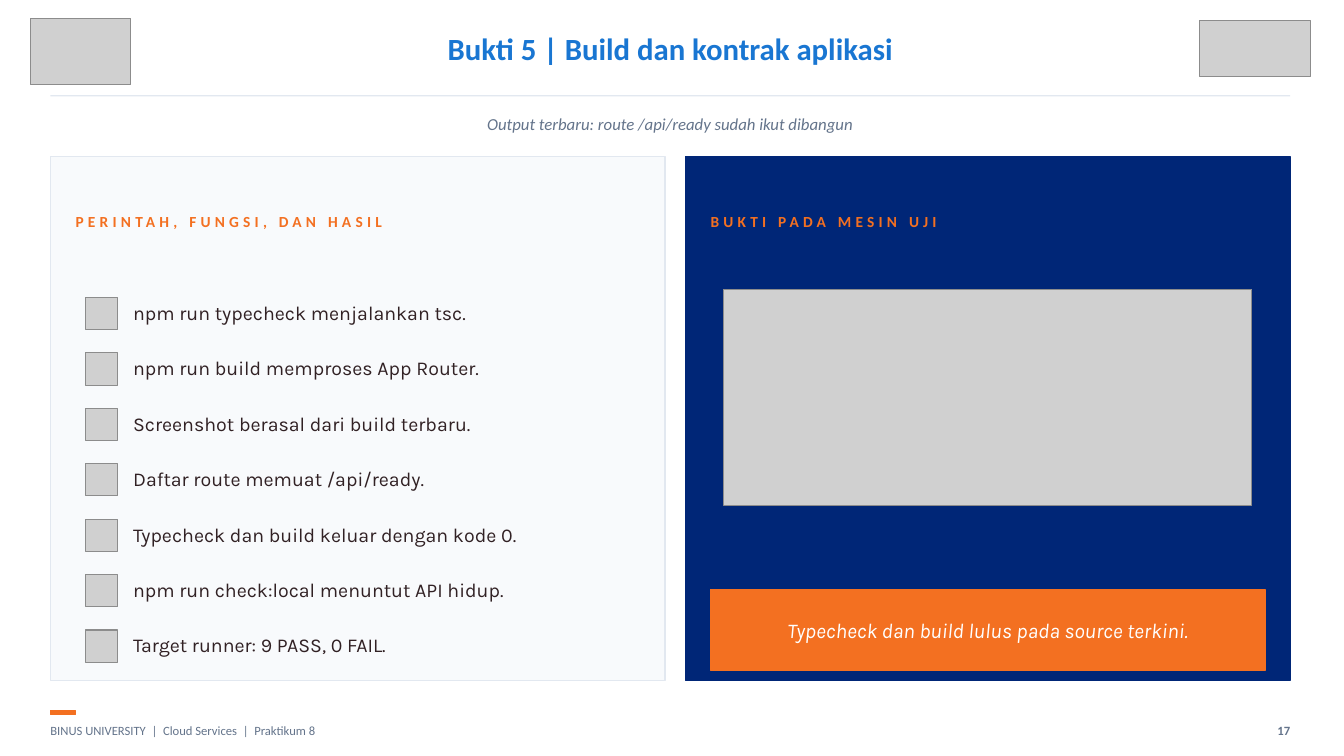
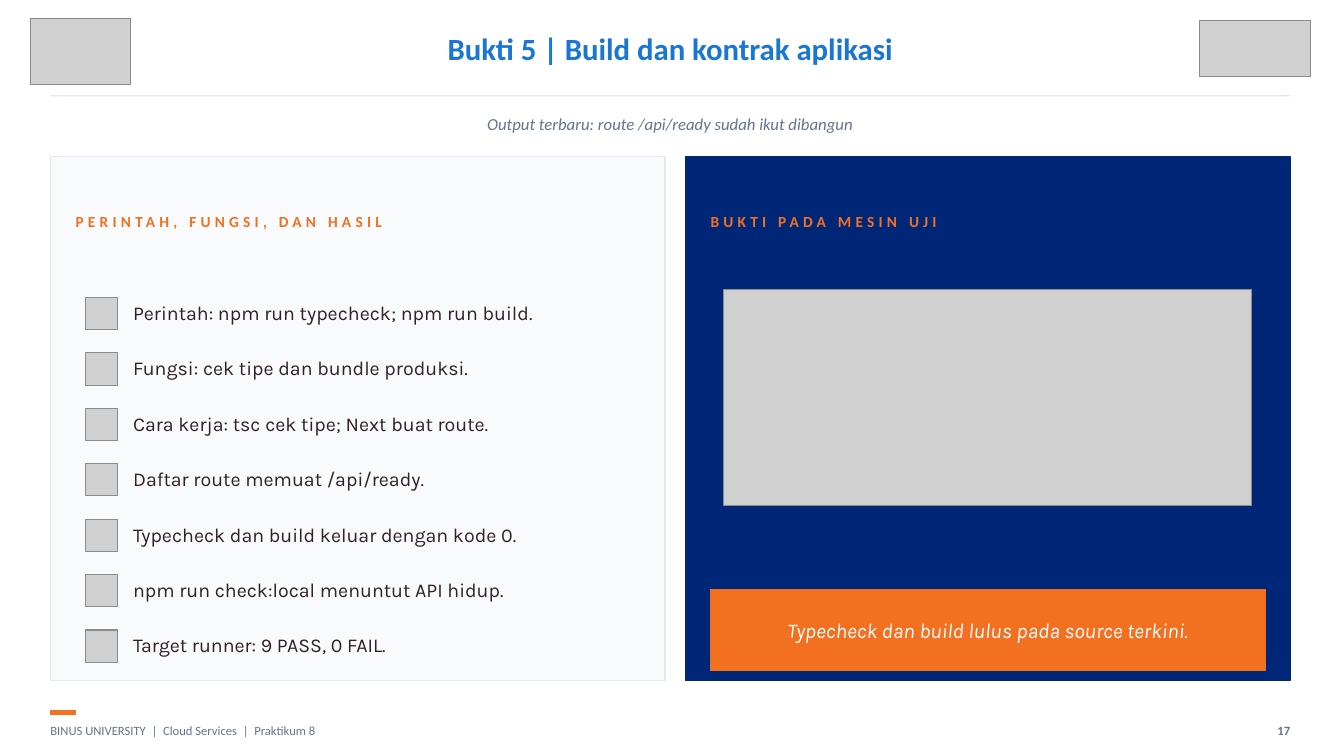
Before and after one commit to SeedFlora/meet8CloudService, a slide deck: slide 17 of slides/LAB08_Cloud_Notes_Nextjs_Bukti_Live.pptx. Drawn at 1344x756 pixels with LibreOffice and Linux fonts; fonts in the diff are those of the drawing; grey boxes stand for pictures. Boxes give left, top, right and bottom in pixels: in the first picture for what was removed or moved away, otherwise in the second. Text is boxed around its words. In the diff, an @@ line names an element or a change of style, - is before the commit and + after.

```diff
--- a/slides/LAB08_Cloud_Notes_Nextjs_Bukti_Live.pptx
+++ b/slides/LAB08_Cloud_Notes_Nextjs_Bukti_Live.pptx
@@ text at [133, 306, 533, 325]: text changed @@
-npm run typecheck menjalankan tsc.
+Perintah: npm run typecheck; npm run build.
@@ text at [133, 361, 467, 380]: text changed @@
-npm run build memproses App Router.
+Fungsi: cek tipe dan bundle produksi.
@@ text at [133, 417, 489, 436]: text changed @@
-Screenshot berasal dari build terbaru.
+Cara kerja: tsc cek tipe; Next buat route.
```
Also in this commit, not shown: 4 other slides changed.
